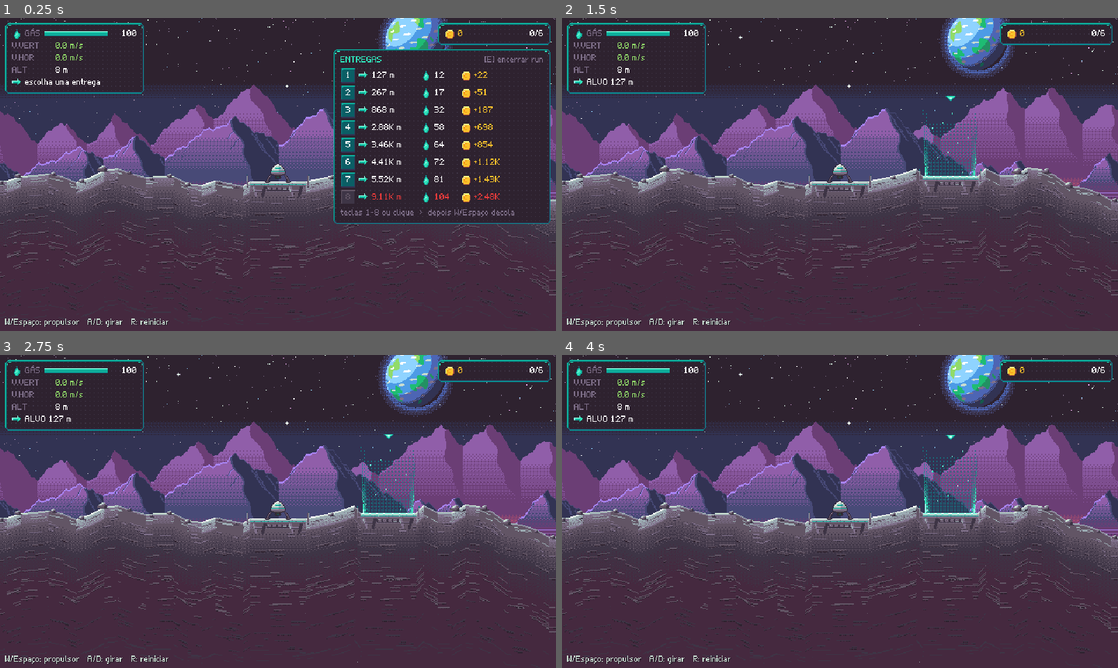
Above: before the commit, frames 1-4 (two rows, left to right).
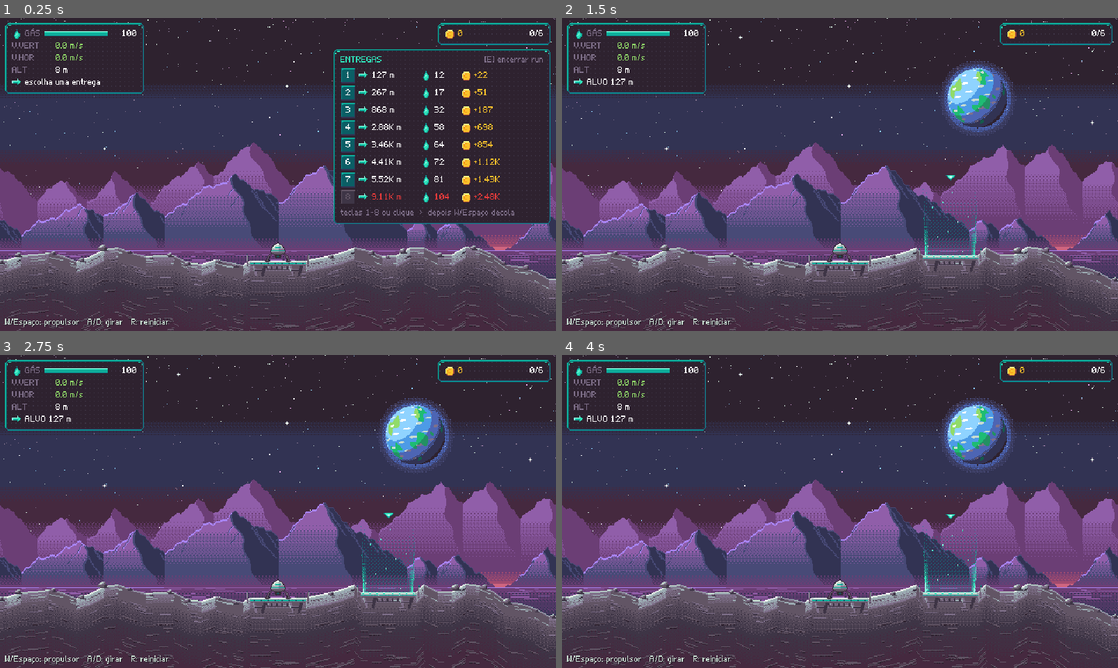
Above: after the commit, the same moments.

Repository: valdersonjr/incremental-lander
Game: Godot game, scene res://game/main.tscn
Same seed, same stepped clock (60 frames per second), same inputs: the game is played once before the commit and once after it.
Inputs (mouse positions are in pixels of both pictures, inside the frame that each line leads up to):
- Up to frame 1 (0.25 s): no input
- Up to frame 2 (1.5 s): click "1" at 0.5 s; tap Enter (confirm) at 1.25 s; move the mouse to (962, 158) at 1.27 s; hold D (rotate_right) from 1.28 s (still down); hold Enter (confirm) from 1.28 s (still down); click (962, 158) at 1.42 s
- Up to frame 3 (2.75 s): release D (rotate_right) at 2 s; release Enter (confirm) at 2 s; drag from (166, 527) to (250, 574) at 2.02 s
- Up to frame 4 (4 s): move the mouse to (895, 442) at 2.77 s; hold D (rotate_right) 2.78-3.5 s; tap 1 at 2.85 s; drag from (812, 574) to (673, 464) at 3.52 s

The runs differ from the first frame. In frame 1, 35% of the frame differs, in the area x 0-100%, y 0-100%; in frame 2, 48%; in frame 3, 48%; in frame 4, 48%.

Commit message:
Câmera olha para cima perto do chão: menos terreno, mais céu e montanhas
- Usuário: terreno da Lua ocupando muito da tela (câmera centrada na nave = meia tela de chão)
- CameraMath.lift: perto do chão a nave fica a ~3/4 da tela; no alto volta ao centro (suave)
- Horizonte do fundo volta à posição da cena aprovada; enquadramento certo já no 1º quadro
- Verificado: 50 testes + integração, capturas no chão, em voo e no pouso

Co-Authored-By: Claude Opus 5.5 <noreply@anthropic.com>
Claude-Session: https://claude.ai/code/session_01JhKCi9Us7j2H5LJGQ5fDNT

Diff:
--- a/data/world.json
+++ b/data/world.json
@@ -63,7 +63,7 @@
   },
   "background": {
     "notes": "Fundo em camadas (arte em assets/bg/<planeta>_*.png). horizon_screen = y na tela do horizonte com a camer …(258 unchanged characters)…
-    "horizon_screen": 196,
+    "horizon_screen": 262,
     "ground_margin": 40,
     "layers": {
       "sky": [0.0, 0.0],
@@ -75,7 +75,11 @@
     }
   },
   "camera": {
-    "smoothing_speed": 6.0
+    "smoothing_speed": 6.0,
+    "notes": "Perto do chao a camera olha para cima (nave ~3/4 da tela, mais ceu e menos chao); some ate centralizar acima de lift_fade_alt_px.",
+    "ground_lift_px": 92,
+    "lift_fade_alt_px": 420,
+    "lift_speed": 3.0
   },
   "input": {
     "thrust": [
--- a/game/flight/flight.gd
+++ b/game/flight/flight.gd
@@ -32,8 +32,12 @@
 	lander.crashed.connect(_on_lander_crashed)
 
 
-func _physics_process(_delta: float) -> void:
+func _physics_process(delta: float) -> void:
 	camera.global_position = lander.global_position
+	var cam: Dictionary = WorldConfig.load_config()["camera"]
+	var alt := TerrainGen.height_at(terrain.ridge, lander.global_position.x) - lander.global_position.y
+	var target := -CameraMath.lift(alt, float(cam["ground_lift_px"]), float(cam["lift_fade_alt_px"]))
+	camera.offset.y = lerpf(camera.offset.y, target, clampf(float(cam["lift_speed"]) * delta, 0.0, 1.0))
 
 
 func _process(_delta: float) -> void:
@@ -58,8 +62,11 @@
 	lander.global_position = Vector2(float(start_pad["x"]), float(start_pad["y"]) - feet - 0.5)
 	lander.reset_physics_interpolation()
 	camera.global_position = lander.global_position
+	var cam: Dictionary = WorldConfig.load_config()["camera"]
+	camera.offset.y = -float(cam["ground_lift_px"])
 	camera.reset_smoothing()
-	backdrop.setup(planet_id, camera.global_position.y)
+	camera.force_update_scroll()                              # ja no 1o quadro com o enquadramento certo
+	backdrop.setup(planet_id, camera.global_position.y + camera.offset.y)
 
 
 ## Define a proxima entrega: plataforma a distance_m a frente da plataforma atual.
--- /dev/null
+++ b/scripts/world/camera_math.gd
@@ -0,0 +1,9 @@
+## Enquadramento da camera de voo — logica pura, testavel.
+class_name CameraMath
+extends RefCounted
+
+
+## Quanto a camera sobe (px) com a nave a alt px do chao: maximo no chao (nave ~3/4 da tela, mais ceu, menos chao),
+## some ate fade_alt (nave volta ao centro da tela).
+static func lift(alt: float, max_lift: float, fade_alt: float) -> float:
+	return max_lift * clampf(1.0 - alt / fade_alt, 0.0, 1.0)
--- a/tests/unit/world/test_terrain_art.gd
+++ b/tests/unit/world/test_terrain_art.gd
@@ -69,3 +69,9 @@
 	assert_eq(TerrainArt.anim_frame(0.65, 100.0, 6), 0, "volta ao primeiro quadro")
 	assert_eq(TerrainArt.anim_frame(0.0, 100.0, 6, 3), 3, "fase desincroniza")
 	assert_eq(TerrainArt.anim_frame(5.0, 100.0, 1), 0, "sem animacao")
+
+
+func test_camera_olha_para_cima_perto_do_chao() -> void:
+	assert_almost(CameraMath.lift(0.0, 92.0, 420.0), 92.0, 1e-4, "no chao: sobe tudo")
+	assert_almost(CameraMath.lift(210.0, 92.0, 420.0), 46.0, 1e-4, "meio caminho")
+	assert_almost(CameraMath.lift(1000.0, 92.0, 420.0), 0.0, 1e-4, "alto: nave no centro")
Not shown, added: scripts/world/camera_math.gd.uid
Not shown, changed: .claude/skills/godot-dev/references/patterns/terrain-art.md
Not shown, changed: docs/ARCHITECTURE.md
Not shown, changed: docs/DECISIONS.md
